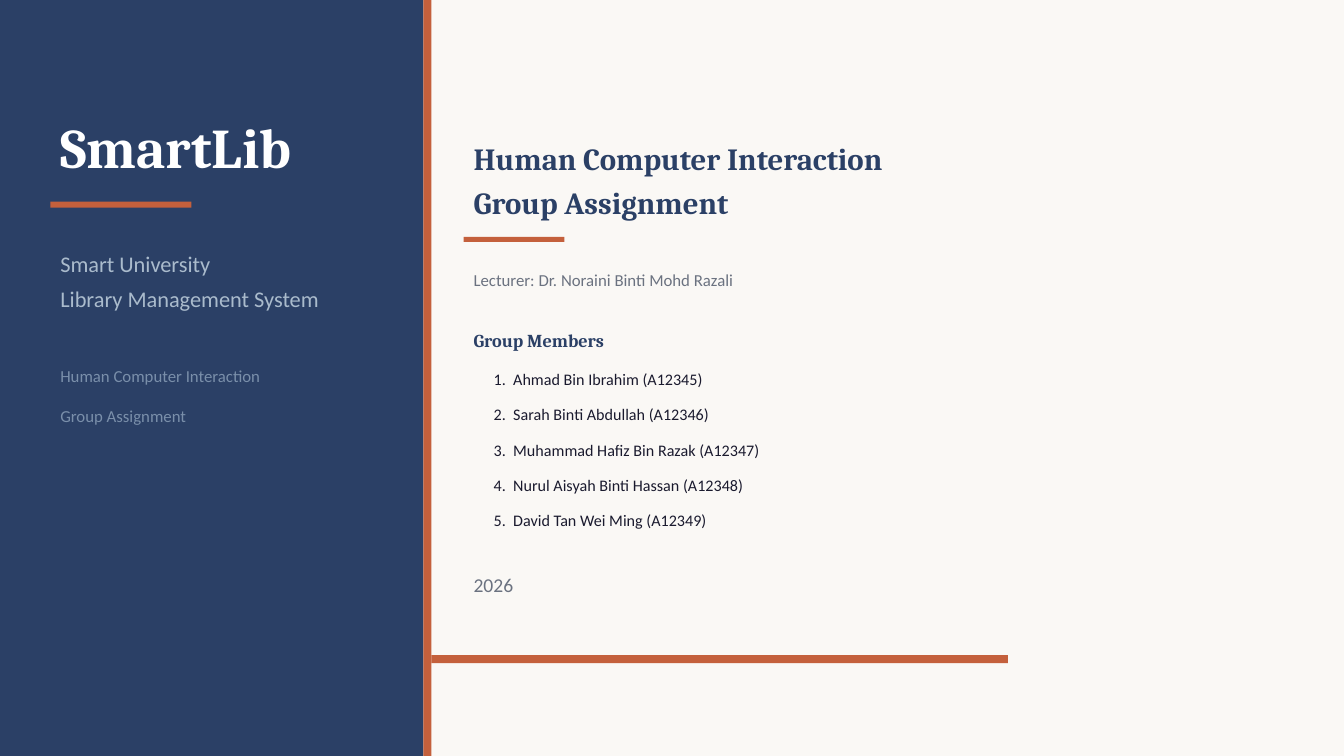
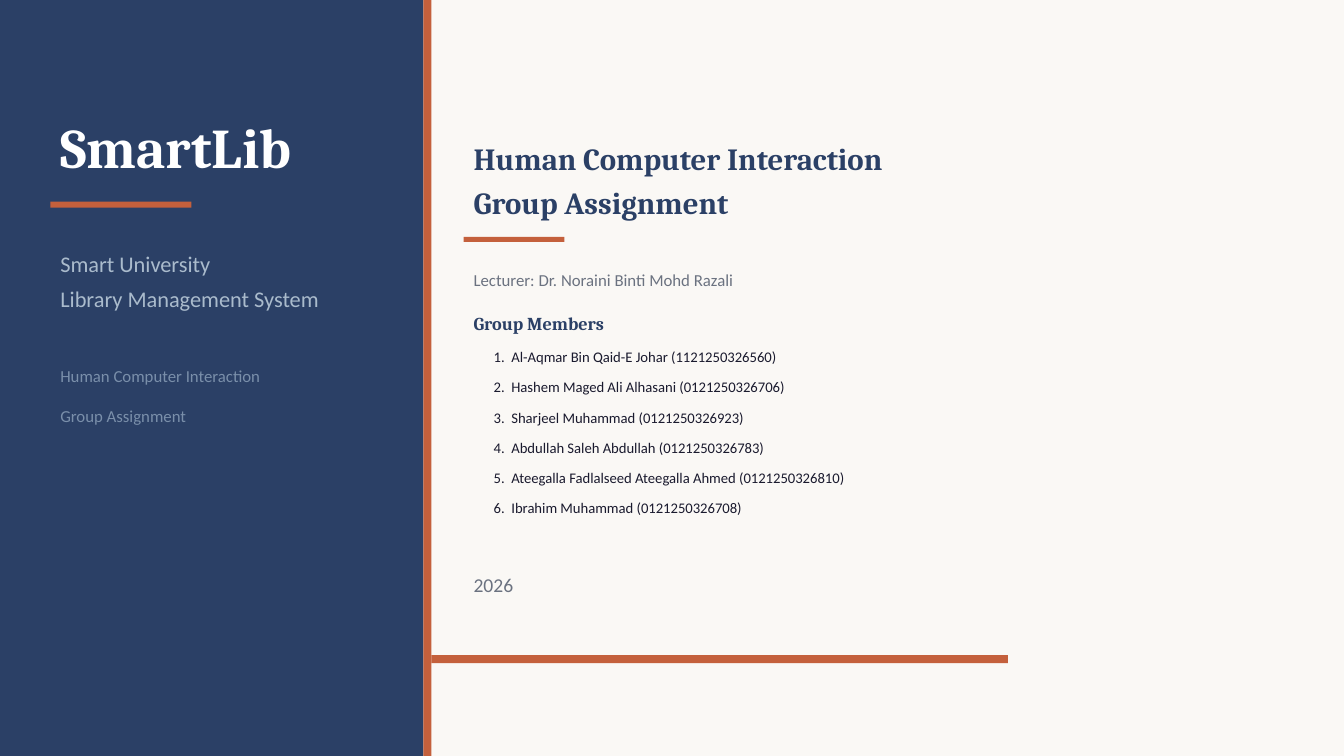
Before and after one commit to alaqmar-ai/Library-System, a slide deck: slide 1 of Human Computer Interaction Assignment/HCI_Presentation.pptx. Drawn at 1344x756 pixels with LibreOffice and Linux fonts; fonts in the diff are those of the drawing. Boxes give left, top, right and bottom in pixels: in the first picture for what was removed or moved away, otherwise in the second. Text is boxed around its words. In the diff, an @@ line names an element or a change of style, - is before the commit and + after.

Commit message:
Add group member names to all assignment reports and presentations

```diff
--- a/Human Computer Interaction Assignment/HCI_Presentation.pptx
+++ b/Human Computer Interaction Assignment/HCI_Presentation.pptx
@@ text "Group Members": place and size @@
-text "Group Members" at (474,334,604,351)
+text "Group Members" at (474,317,604,334)
@@ text at (494,351,776,365): text changed; size 11.5 to 10.5 pt @@
-1. Ahmad Bin Ibrahim (A12345)
+1. Al-Aqmar Bin Qaid-E Johar (1121250326560)
@@ text at (494,381,784,395): text changed; size 11.5 to 10.5 pt @@
-2. Sarah Binti Abdullah (A12346)
+2. Hashem Maged Ali Alhasani (0121250326706)
@@ text at (494,412,744,426): text changed; size 11.5 to 10.5 pt @@
-3. Muhammad Hafiz Bin Razak (A12347)
+3. Sharjeel Muhammad (0121250326923)
@@ text at (494,442,764,455): text changed; size 11.5 to 10.5 pt @@
-4. Nurul Aisyah Binti Hassan (A12348)
+4. Abdullah Saleh Abdullah (0121250326783)
@@ text at (494,472,844,486): text changed; size 11.5 to 10.5 pt @@
-5. David Tan Wei Ming (A12349)
+5. Ateegalla Fadlalseed Ateegalla Ahmed (0121250326810)
@@ text added at (494,502,742,515), 10.5 pt, text #1A1A2E @@
+6. Ibrahim Muhammad (0121250326708)
```
Also in this commit, not shown: 1 other slide changed, 8 other files.
